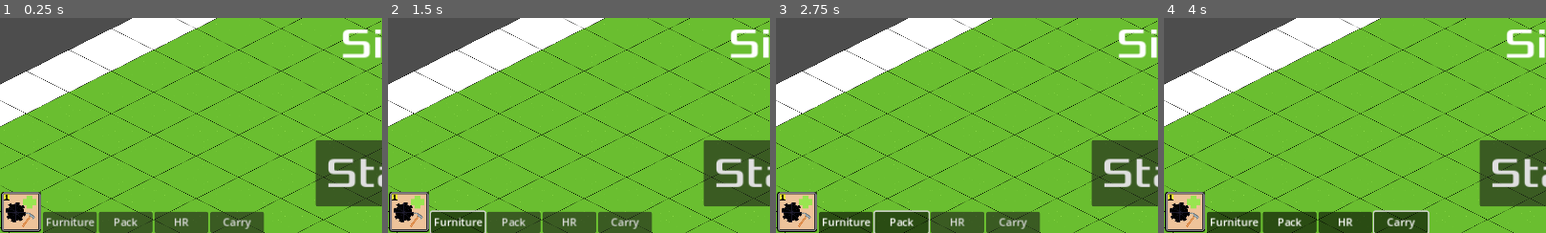
Above: before the commit, frames 1-4 (left to right).
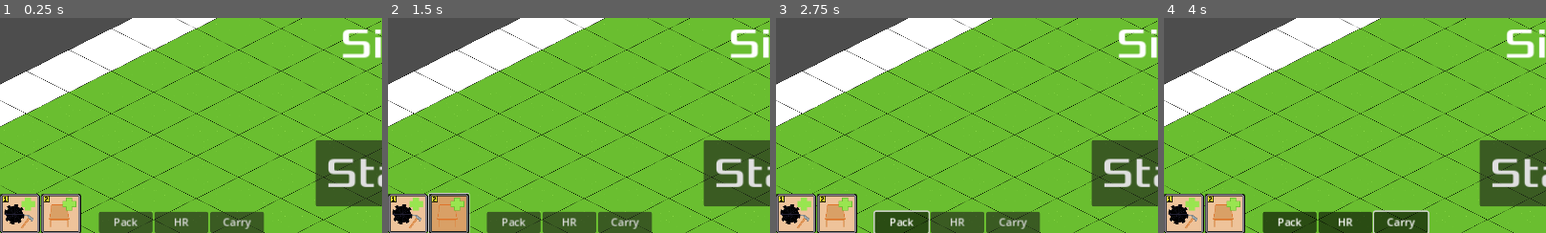
Above: after the commit, the same moments.

Repository: Final-Parsec/office-sim
Game: Godot game, scene res://main.tscn
Two runs of this game, one before a commit and one after it. Both use one fixed random seed, a clock stepped at 60 frames per second and the inputs below.
Inputs (mouse positions are % of the whole screen's width and height, from its top left; square brackets give the same spot before the commit, where the layout moved):
- Up to frame 1 (0.25 s): no input
- Up to frame 2 (1.5 s): click (0, 91) [3, 95] at 0.5 s; click (8, 96) [9, 98] at 1.25 s
- Up to frame 3 (2.75 s): click "Pack" at 2 s
- Up to frame 4 (4 s): click "HR" at 2.75 s; click "Carry" at 3.5 s
The pictures show only the part of the screen within x 0-50%, y 50-100%; the shares and areas given below are measured in that part.

The runs differ from the first frame. In frame 1, 3.4% of the frame differs, in the area x 0-26%, y 80-100%; in frame 2, 3.6%; in frame 3, 3.4%; in frame 4, 3.4%.

Commit message:
furniture action

Diff:
--- a/game/hud.gd
+++ b/game/hud.gd
@@ -46,9 +46,6 @@
 func on_widget_button_pressed() -> void:
 	set_selected_action(Enums.Actions.WIDGET)
 
-func on_furniture_button_pressed() -> void:
-	set_selected_action(Enums.Actions.FURNITURE)
-
 func update_time(time):
 	if !$AccelerateTimeButton.visible:
 		$AccelerateTimeButton.visible = true
@@ -75,6 +72,8 @@
 	match selected_action:
 		Enums.Actions.WIDGET:
 			$ActionBar/WidgetButton.set_active_texture()
+		Enums.Actions.FURNITURE:
+			$ActionBar/FurnitureButton.set_active_texture()
 
 	GameState.selected_action = selected_action
 	action_bar_button_pressed.emit()
@@ -144,3 +143,7 @@
 
 func _on_carry_button_pressed() -> void:
 	set_selected_action(Enums.Actions.CARRY)
+
+
+func _on_furniture_button_pressed() -> void:
+	set_selected_action(Enums.Actions.FURNITURE)
--- a/game/hud.tscn
+++ b/game/hud.tscn
@@ -7,18 +7,30 @@
 [ext_resource type="Script" path="res://hr_panel.gd" id="4_lgdrw"]
 [ext_resource type="Texture2D" uid="uid://du1253hbh50bo" path="res://art/action_bar_one2.png" id="5_b4bj4"]
 [ext_resource type="Texture2D" uid="uid://ndlb74qnveg0" path="res://art/colm_reeves1.png" id="5_epwqy"]
+[ext_resource type="Texture2D" uid="uid://cwqbw2815e21a" path="res://art/action_bar_two1.png" id="6_qj8jc"]
+[ext_resource type="Texture2D" uid="uid://cymqmdhhbkcc0" path="res://art/action_bar_two2.png" id="7_aa0w3"]
 
 [sub_resource type="Shortcut" id="Shortcut_wpxgg"]
 
 [sub_resource type="ButtonGroup" id="ButtonGroup_bhlso"]
 
-[sub_resource type="InputEventKey" id="InputEventKey_cff42"]
+[sub_resource type="InputEventKey" id="InputEventKey_5q3fm"]
+device = -1
+keycode = 49
+unicode = 49
+
+[sub_resource type="Shortcut" id="Shortcut_c1ew4"]
+events = [SubResource("InputEventKey_5q3fm")]
+
+[sub_resource type="ButtonGroup" id="ButtonGroup_cdplk"]
+
+[sub_resource type="InputEventKey" id="InputEventKey_o0y8p"]
 device = -1
 keycode = 50
 unicode = 50
 
-[sub_resource type="Shortcut" id="Shortcut_ff7vr"]
-events = [SubResource("InputEventKey_cff42")]
+[sub_resource type="Shortcut" id="Shortcut_f1fsn"]
+events = [SubResource("InputEventKey_o0y8p")]
 
 [sub_resource type="InputEventKey" id="InputEventKey_fkb0y"]
 device = -1
@@ -132,29 +144,34 @@
 
 [node name="ActionBar" type="Control" parent="."]
 layout_mode = 3
-anchors_preset = 0
-offset_right = 40.0
-offset_bottom = 40.0
+anchors_preset = 2
+anchor_top = 1.0
+anchor_bottom = 1.0
+offset_top = -56.0
+offset_right = 1152.0
+grow_vertical = 0
 
 [node name="WidgetButton" parent="ActionBar" instance=ExtResource("3_7j8t7")]
 layout_mode = 1
-offset_top = 546.0
-offset_bottom = 646.0
+offset_left = 0.0
+offset_top = -59.0
+offset_right = 8.0
+offset_bottom = -51.0
 button_group = SubResource("ButtonGroup_bhlso")
+shortcut = SubResource("Shortcut_c1ew4")
 default_texture = ExtResource("4_jvfae")
 active_texture = ExtResource("5_b4bj4")
 
-[node name="FurnitureButton" type="Button" parent="."]
-anchors_preset = 2
-anchor_top = 1.0
-anchor_bottom = 1.0
-offset_left = 65.0
-offset_top = -31.0
-offset_right = 146.0
-grow_vertical = 0
-toggle_mode = true
-shortcut = SubResource("Shortcut_ff7vr")
-text = "Furniture"
+[node name="FurnitureButton" parent="ActionBar" instance=ExtResource("3_7j8t7")]
+layout_mode = 1
+offset_left = 62.0
+offset_top = -59.0
+offset_right = 162.0
+offset_bottom = 41.0
+button_group = SubResource("ButtonGroup_cdplk")
+shortcut = SubResource("Shortcut_f1fsn")
+default_texture = ExtResource("6_qj8jc")
+active_texture = ExtResource("7_aa0w3")
 
 [node name="PackButton" type="Button" parent="."]
 anchors_preset = 2
@@ -331,7 +348,7 @@
 [connection signal="pressed" from="StartButton" to="." method="_on_start_button_pressed"]
 [connection signal="timeout" from="MessageTimer" to="." method="_on_message_timer_timeout"]
 [connection signal="pressed" from="ActionBar/WidgetButton" to="." method="on_widget_button_pressed"]
-[connection signal="pressed" from="FurnitureButton" to="." method="on_furniture_button_pressed"]
+[connection signal="pressed" from="ActionBar/FurnitureButton" to="." method="_on_furniture_button_pressed"]
 [connection signal="pressed" from="PackButton" to="." method="_on_pack_button_pressed"]
 [connection signal="pressed" from="HRButton" to="." method="_on_hr_button_pressed"]
 [connection signal="pressed" from="CarryButton" to="." method="_on_carry_button_pressed"]
Binary file added: game/art/action_bar_two1.png
Not shown, added: game/art/action_bar_two1.png.import
Binary file added: game/art/action_bar_two2.png
Not shown, added: game/art/action_bar_two2.png.import
Not shown: 1 places in game/hud.tscn that only renumber resources
Not shown, added: art/action_bar_one.aseprite
Not shown, added: art/action_bar_two.aseprite
